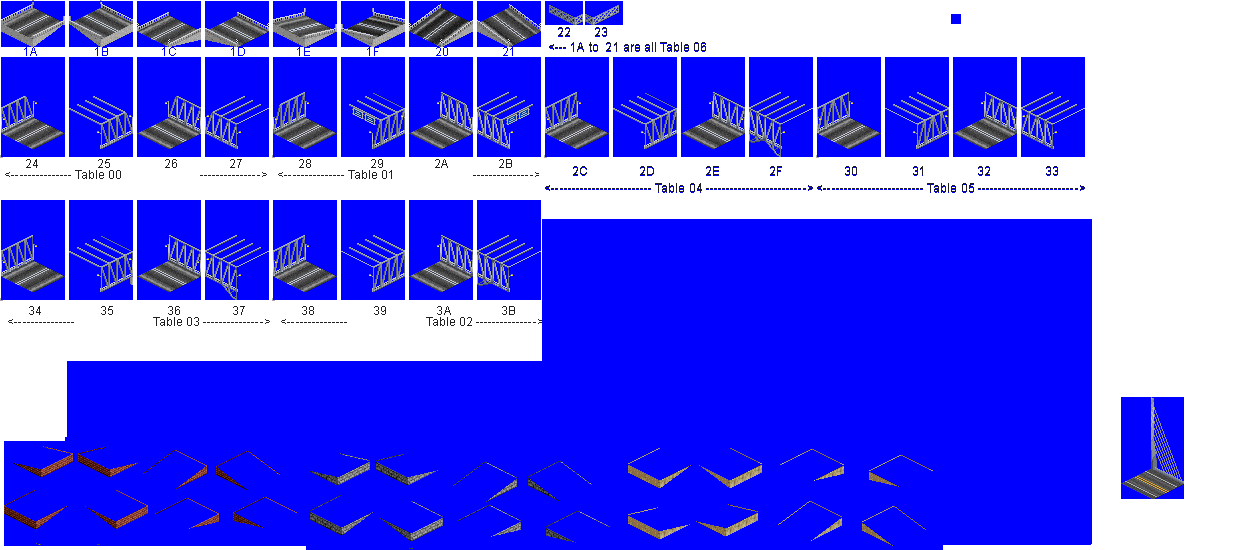
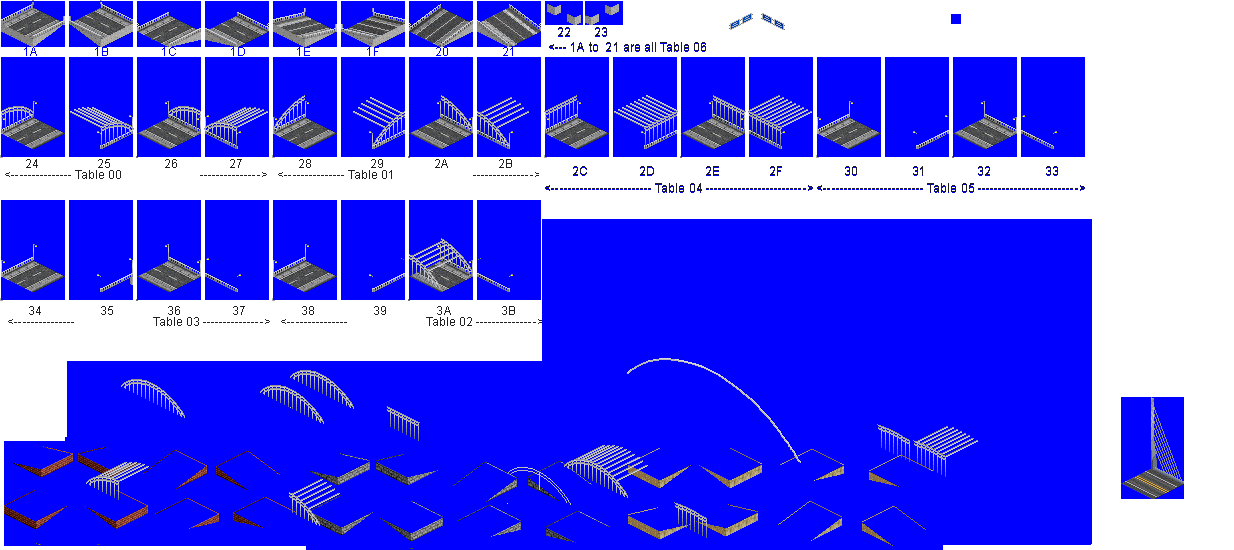
Two versions of the same layered image (1234×550). Layer-by-layer changes:
added layer "Pasted Layer #2" above "Pasted Layer #1" over 1, 15, 978, 538
added layer "Pasted Layer #1" above "main truss" over 5, 4, 619, 47
hid "main truss", painted on it over 1, 5, 1085, 292
hid "arches copy" over 220, 133, 781, 300
painted on "road base" over 1, 9, 1017, 301
